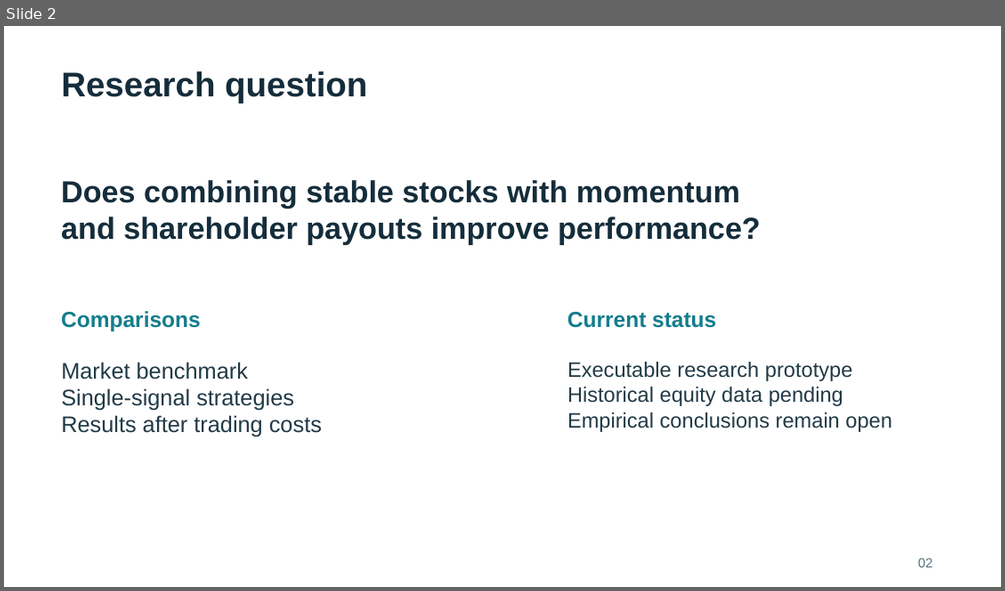
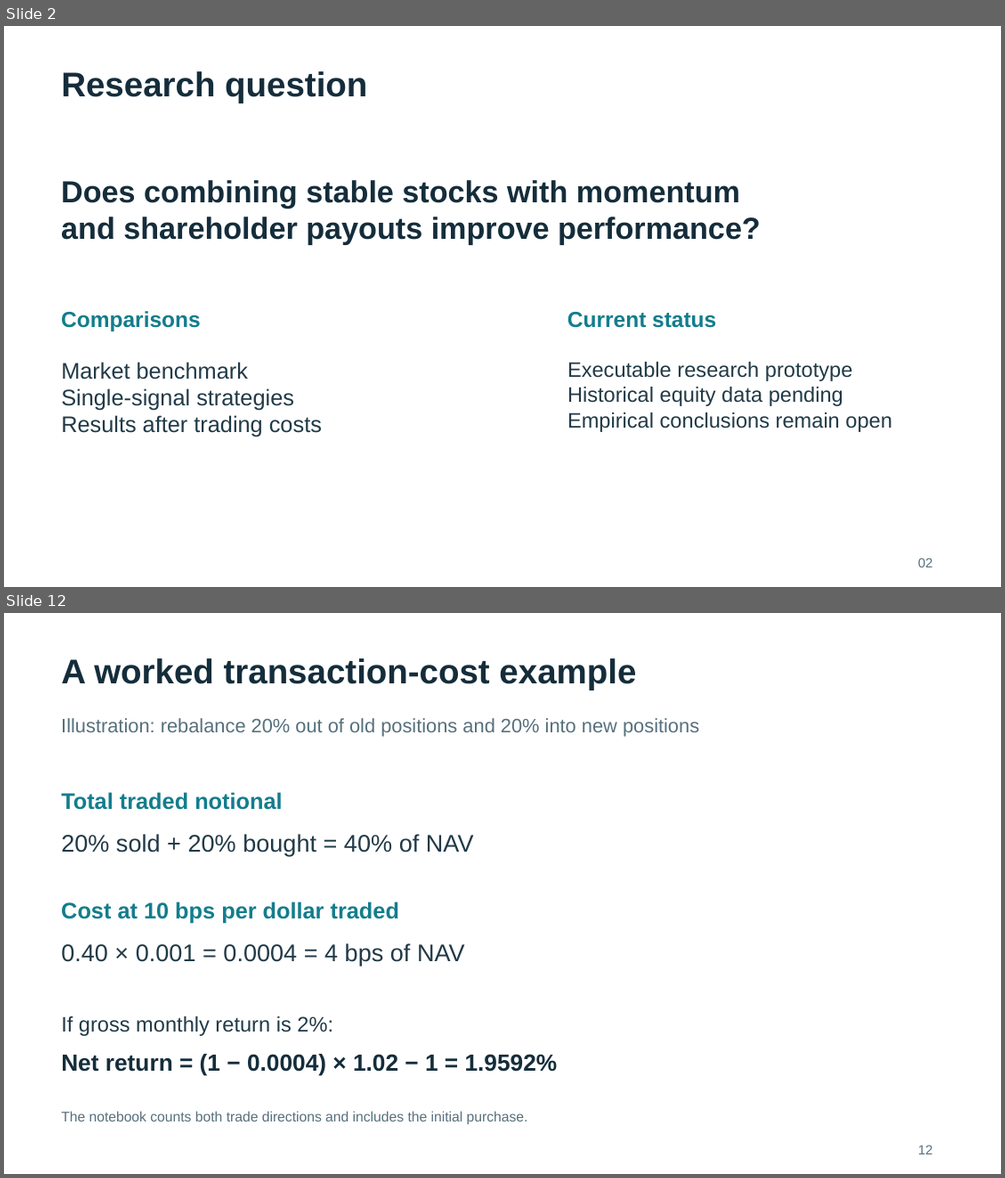
Before and after one commit to yingnichang/MTH9897, a slide deck: Final/presentation/conservative_formula_presentation.pptx. Shown one above the other, each under a label of ours: slide 2 before the commit, slides 2 and 12 after it; the slides between them are not shown. The pictures are 1005x591 and 1005x1178 pixels, drawn with LibreOffice and Linux fonts; fonts in the diff are those of the drawing. Boxes give left, top, right and bottom in pixels: in the first picture for what was removed or moved away, otherwise in the second. Text is boxed around its words. In the diff, an @@ line names an element or a change of style, - is before the commit and + after.

Commit message:
Expand presentation with worked examples and research interpretation

```diff
--- a/Final/presentation/conservative_formula_presentation.pptx
+++ b/Final/presentation/conservative_formula_presentation.pptx
@@ slide 12 added at [4,613,1001,1174], background #FFFFFF @@
@@ text added at [61,658,636,690], 33 pt, text #152D3B, bold @@
+A worked transaction-cost example
@@ text added at [61,718,699,737], 18.8 pt, text #56707D @@
+Illustration: rebalance 20% out of old positions and 20% into new positions
@@ text added at [61,792,282,810], 21.8 pt, text #137D8D, bold @@
+Total traded notional
@@ text added at [61,834,474,856], 23.2 pt, text #213A47 @@
+20% sold + 20% bought = 40% of NAV
@@ text added at [61,901,399,924], 21.8 pt, text #137D8D, bold @@
+Cost at 10 bps per dollar traded
@@ text added at [61,943,465,965], 23.2 pt, text #213A47 @@
+0.40 × 0.001 = 0.0004 = 4 bps of NAV
@@ text added at [61,1016,333,1036], 20.2 pt, text #213A47 @@
+If gross monthly return is 2%:
@@ text added at [61,1054,558,1075], 22.5 pt, text #152D3B, bold @@
+Net return = (1 − 0.0004) × 1.02 − 1 = 1.9592%
@@ text added at [61,1111,528,1125], 13.5 pt, text #56707D @@
+The notebook counts both trade directions and includes the initial purchase.
@@ text added at [918,1144,933,1154], 12.8 pt, text #56707D @@
+12
```
Also in this commit, not shown: 12 slides changed, 7 other slides added, 7 other files.
